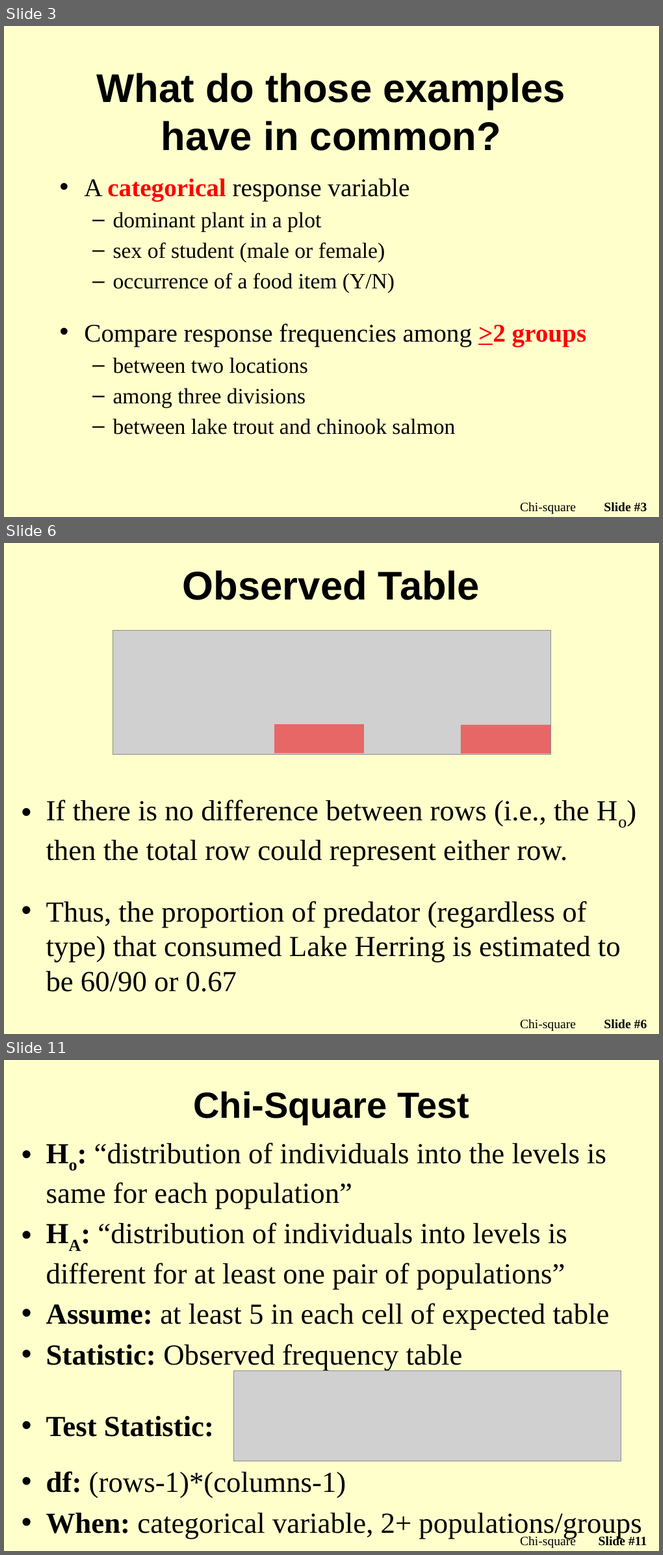
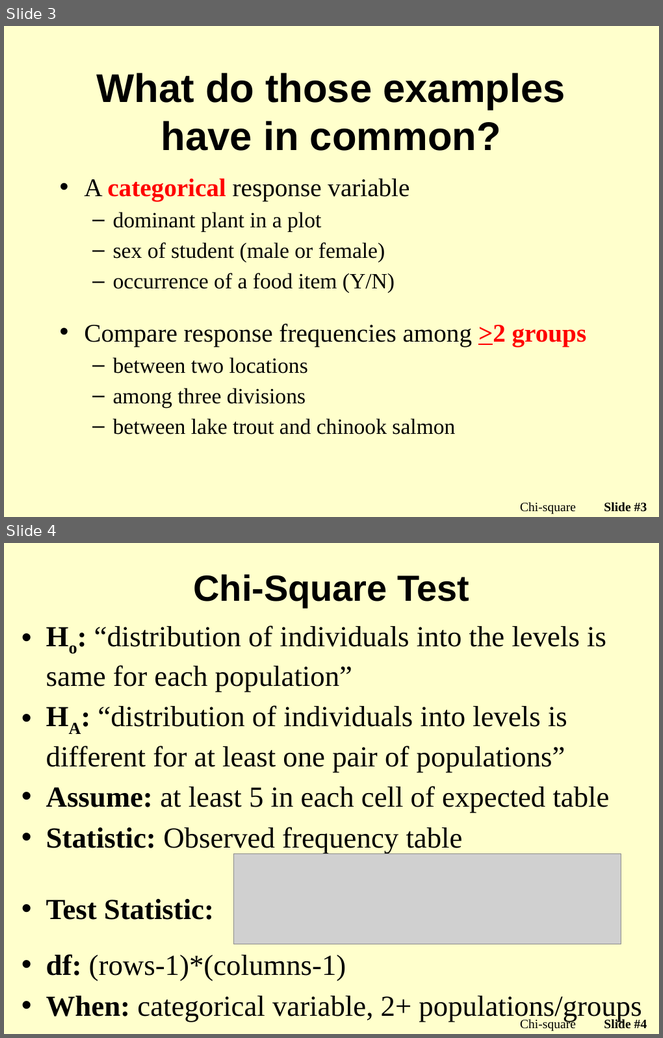
Before and after one commit to droglenc/NCMTH107, a slide deck: modules/Chi_Square/PPT2.pptx. Shown one above the other, each under a label of ours: slides 3, 6 and 11 before the commit, slides 3 and 4 after it; the slides between them are not shown. The pictures are 663x1555 and 663x1038 pixels, drawn with LibreOffice and Linux fonts; fonts in the diff are those of the drawing; grey boxes stand for pictures; background and template pictures are left out. Boxes give left, top, right and bottom in pixels: in the first picture for what was removed or moved away, otherwise in the second. Text is boxed around its words. In the diff, an @@ line names an element or a change of style, - is before the commit and + after.

```diff
--- a/modules/Chi_Square/PPT2.pptx
+++ b/modules/Chi_Square/PPT2.pptx
@@ slide 6 removed at [4, 543, 659, 1034], background picture (left out) @@
@@ title removed at [183, 570, 480, 600] @@
-Observed Table
@@ picture removed at [113, 630, 552, 754] @@
@@ rectangle removed at [274, 724, 364, 754] @@
@@ rectangle removed at [461, 725, 551, 754] @@
@@ text removed at [46, 800, 621, 992] @@
-• If there is no difference between rows (i.e., the Ho) then the total row could represent either row.
-• Thus, the proportion of predator (regardless of type) that consumed Lake Herring is estimated to be 60/90 or 0.67
@@ text removed at [520, 1019, 576, 1032] @@
-Chi-square
@@ page number removed at [604, 1019, 648, 1029] @@
-Slide #6
@@ what was slide 11 is now slide 4 @@
@@ page number at [604, 1019, 648, 1029]: text changed @@
-Slide #11
+Slide #4
```
Also in this commit, not shown: 7 other slides removed, 2 other files.
